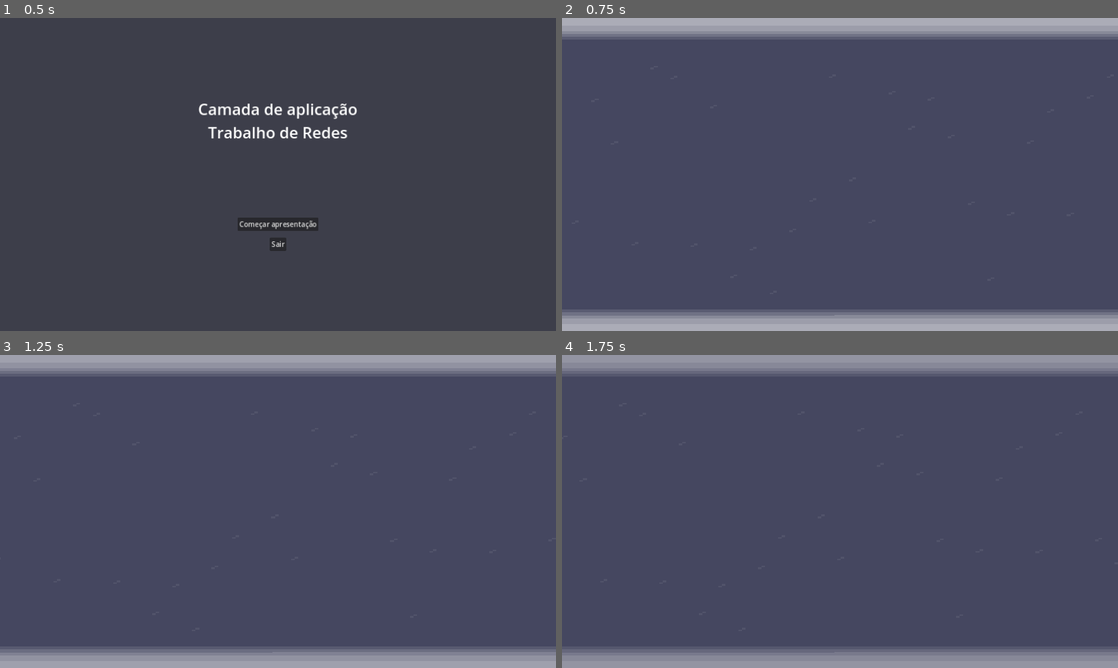
Above: before the commit, frames 1-4 (two rows, left to right).
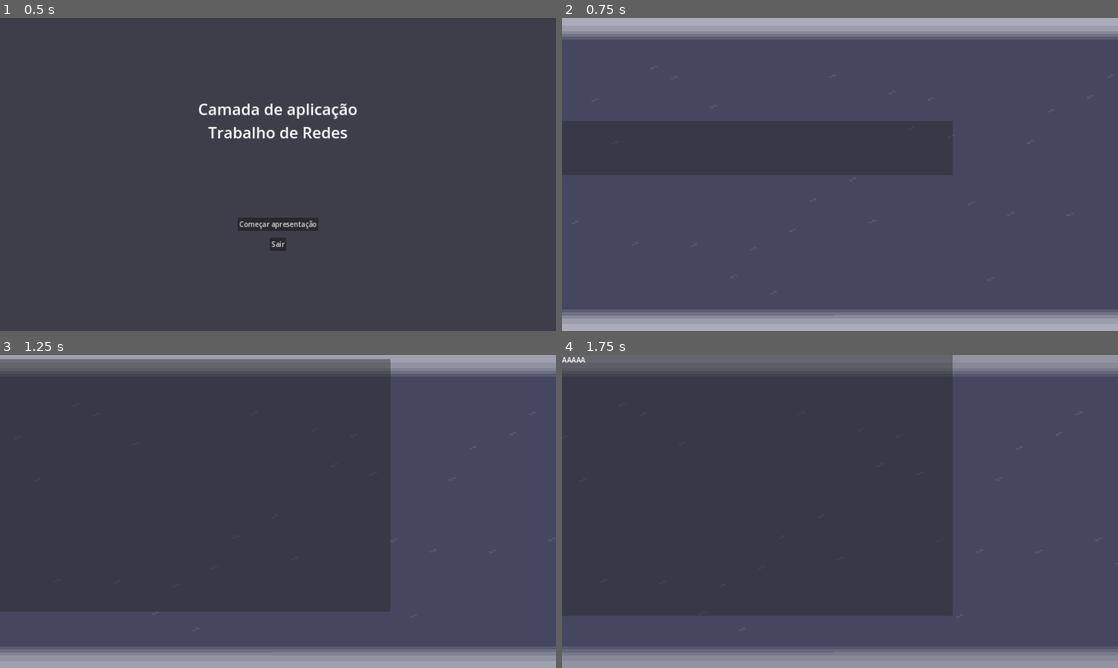
Above: after the commit, the same moments.

Repository: NomikuH8/godot-presentations
Game: Godot game, scene res://scenes/menu.tscn
The game is run twice, just before and just after one commit, with the same random seed, the same clock (stepped at 60 frames per second) and the same inputs. The project has no main scene, so this scene is started directly.
Inputs (mouse positions are in pixels of both pictures, inside the frame that each line leads up to):
- Up to frame 1 (0.5 s): no input
- Up to frame 2 (0.75 s): click "Começar apresentação" at 0.5 s
- Up to frame 3 (1.25 s): no input
- Up to frame 4 (1.75 s): move the mouse to (962, 495) at 1.27 s; hold Right (ui_right) from 1.28 s (still down)

Frame 1 is identical in both runs. In frame 2, 12% of the frame differs, in the area x 0-71%, y 32-51%; in frame 3, 57%; in frame 4, 59%, in the area x 0-71%, y 0-84%.

Commit message:
adicionado animacoes ao slide

Diff:
--- /dev/null
+++ b/prefabs/slideshow/slide.tscn
@@ -0,0 +1,152 @@
+[gd_scene load_steps=16 format=3 uid="uid://c464hdyhdchl6"]
+
+[ext_resource type="Script" path="res://scripts/slideshow/Slide.gd" id="1_esd0j"]
+
+[sub_resource type="StyleBoxFlat" id="StyleBoxFlat_sstgy"]
+bg_color = Color(0.152941, 0.152941, 0.152941, 0.431373)
+
+[sub_resource type="AnimationLibrary" id="AnimationLibrary_a8hss"]
+
+[sub_resource type="Animation" id="Animation_t4v1t"]
+resource_name = "enter_grow"
+tracks/0/type = "value"
+tracks/0/imported = false
+tracks/0/enabled = true
+tracks/0/path = NodePath(".:scale")
+tracks/0/interp = 2
+tracks/0/loop_wrap = false
+tracks/0/keys = {
+"times": PackedFloat32Array(0, 1),
+"transitions": PackedFloat32Array(0.466516, 3.605),
+"update": 0,
+"values": [Vector2(1, 0), Vector2(1, 1)]
+}
+
+[sub_resource type="Animation" id="Animation_tjmmn"]
+resource_name = "exit_shrink"
+tracks/0/type = "value"
+tracks/0/imported = false
+tracks/0/enabled = true
+tracks/0/path = NodePath(".:scale")
+tracks/0/interp = 2
+tracks/0/loop_wrap = true
+tracks/0/keys = {
+"times": PackedFloat32Array(0, 1),
+"transitions": PackedFloat32Array(0.153893, 3.605),
+"update": 0,
+"values": [Vector2(1, 1), Vector2(1, 0)]
+}
+
+[sub_resource type="Animation" id="Animation_oqrxl"]
+resource_name = "idle"
+tracks/0/type = "value"
+tracks/0/imported = false
+tracks/0/enabled = true
+tracks/0/path = NodePath(".:scale")
+tracks/0/interp = 1
+tracks/0/loop_wrap = true
+tracks/0/keys = {
+"times": PackedFloat32Array(0),
+"transitions": PackedFloat32Array(1),
+"update": 0,
+"values": [Vector2(1, 1)]
+}
+
+[sub_resource type="AnimationLibrary" id="AnimationLibrary_h0xc7"]
+_data = {
+"enter_grow": SubResource("Animation_t4v1t"),
+"exit_shrink": SubResource("Animation_tjmmn"),
+"idle": SubResource("Animation_oqrxl")
+}
+
+[sub_resource type="AnimationNodeAnimation" id="AnimationNodeAnimation_ouiux"]
+animation = &"slide/enter_grow"
+
+[sub_resource type="AnimationNodeAnimation" id="AnimationNodeAnimation_cymh4"]
+animation = &"slide/exit_shrink"
+
+[sub_resource type="AnimationNodeAnimation" id="AnimationNodeAnimation_ydiyw"]
+animation = &"slide/idle"
+
+[sub_resource type="AnimationNodeStateMachineTransition" id="AnimationNodeStateMachineTransition_5s2yp"]
+advance_mode = 2
+advance_condition = &"enter_grow"
+
+[sub_resource type="AnimationNodeStateMachineTransition" id="AnimationNodeStateMachineTransition_0l88u"]
+switch_mode = 2
+advance_mode = 2
+
+[sub_resource type="AnimationNodeStateMachineTransition" id="AnimationNodeStateMachineTransition_l80xn"]
+switch_mode = 2
+advance_condition = &"exit_shrink"
+
+[sub_resource type="AnimationNodeStateMachineTransition" id="AnimationNodeStateMachineTransition_1hie1"]
+switch_mode = 2
+
+[sub_resource type="AnimationNodeStateMachine" id="AnimationNodeStateMachine_0842f"]
+states/End/position = Vector2(1181, 100)
+states/slide_enter_grow/node = SubResource("AnimationNodeAnimation_ouiux")
+states/slide_enter_grow/position = Vector2(429, 44)
+states/slide_exit_shrink/node = SubResource("AnimationNodeAnimation_cymh4")
+states/slide_exit_shrink/position = Vector2(954, 44)
+states/slide_idle/node = SubResource("AnimationNodeAnimation_ydiyw")
+states/slide_idle/position = Vector2(693, 100)
+transitions = ["Start", "slide_enter_grow", SubResource("AnimationNodeStateMachineTransition_5s2yp"), "slide_enter_grow", "slide_idle", SubResource("AnimationNodeStateMachineTransition_0l88u"), "slide_idle", "slide_exit_shrink", SubResource("AnimationNodeStateMachineTransition_l80xn"), "slide_exit_shrink", "End", SubResource("AnimationNodeStateMachineTransition_1hie1")]
+
+[node name="Panel" type="Panel"]
+custom_minimum_size = Vector2(900, 600)
+anchors_preset = 8
+anchor_left = 0.5
+anchor_top = 0.5
+anchor_right = 0.5
+anchor_bottom = 0.5
+offset_left = -450.0
+offset_top = -300.0
+offset_right = 450.0
+offset_bottom = 300.0
+grow_horizontal = 2
+grow_vertical = 2
+pivot_offset = Vector2(450, 300)
+theme_override_styles/panel = SubResource("StyleBoxFlat_sstgy")
+script = ExtResource("1_esd0j")
+
+[node name="TextTimer" type="Timer" parent="."]
+
+[node name="ImageTimer" type="Timer" parent="."]
+
+[node name="AnimationPlayer" type="AnimationPlayer" parent="."]
+libraries = {
+"": SubResource("AnimationLibrary_a8hss"),
+"slide": SubResource("AnimationLibrary_h0xc7")
+}
+
+[node name="AnimationTree" type="AnimationTree" parent="."]
+tree_root = SubResource("AnimationNodeStateMachine_0842f")
+anim_player = NodePath("../AnimationPlayer")
+parameters/conditions/enter_grow = false
+parameters/conditions/exit_shrink = false
+
+[node name="Label" type="Label" parent="."]
+layout_mode = 0
+offset_right = 896.0
+offset_bottom = 442.0
+text = "AAAAAAAAAAAAAAAAAAAAAAAAAAAAAAAAAAAAAAAAAAAA
+AAAAAAAAAAAAAAAAAAAAAAAAAAAAAAAAAAAAAAAAAAAAAAAAAAAAAA
+AAAAAAAAAAAA
+AAAAAAAAAAAAAAAAAAAAAAAAAAAAAAA"
+autowrap_mode = 2
+
+[node name="Label2" type="Label" parent="."]
+layout_mode = 0
+offset_left = 4.0
+offset_top = 126.0
+offset_right = 900.0
+offset_bottom = 568.0
+text = "AAAAAAAAAAAAAAAAAAAAAAAAAAAAAAAAAAAAAAAAAAAA
+AAAAAAAAAAAAAAAAAAAAAAAAAAAAAAAAAAAAAAAAAAAAAAAAAAAAAA
+AAAAAAAAAAAA
+AAAAAAAAAAAAAAAAAAAAAAAAAAAAAAA"
+autowrap_mode = 2
+
+[connection signal="timeout" from="TextTimer" to="." method="_on_text_timer_timeout"]
+[connection signal="animation_finished" from="AnimationTree" to="." method="_on_animation_tree_animation_finished"]
--- a/scenes/slideshow.tscn
+++ b/scenes/slideshow.tscn
@@ -1,8 +1,9 @@
-[gd_scene load_steps=4 format=3 uid="uid://b6cf3b6h8e6lt"]
+[gd_scene load_steps=5 format=3 uid="uid://b6cf3b6h8e6lt"]
 
 [ext_resource type="PackedScene" uid="uid://upvucuou2f1j" path="res://prefabs/slideshow/SlideshowParticles.tscn" id="1_pdjoh"]
 [ext_resource type="PackedScene" uid="uid://b4f6mv66o5eb0" path="res://prefabs/slideshow/SlideshowBlinker.tscn" id="2_n6jdq"]
 [ext_resource type="PackedScene" uid="uid://drwd1q1oipqfa" path="res://prefabs/slideshow/SlideshowToolbar.tscn" id="3_408i4"]
+[ext_resource type="PackedScene" uid="uid://c464hdyhdchl6" path="res://prefabs/slideshow/slide.tscn" id="4_730rp"]
 
 [node name="slideshow" type="Node"]
 
@@ -29,3 +30,17 @@
 [node name="SlideshowToolbar" parent="Control" instance=ExtResource("3_408i4")]
 visible = false
 layout_mode = 1
+
+[node name="Slides" type="Control" parent="Control"]
+custom_minimum_size = Vector2(1280, 720)
+anchors_preset = 0
+offset_right = 1280.0
+offset_bottom = 720.0
+
+[node name="Slide" parent="Control/Slides" instance=ExtResource("4_730rp")]
+layout_mode = 0
+anchors_preset = 0
+anchor_right = 0.0
+anchor_bottom = 0.0
+grow_horizontal = 1
+grow_vertical = 1
--- /dev/null
+++ b/scripts/slideshow/Slide.gd
@@ -0,0 +1,64 @@
+extends Panel
+
+enum EnterAnimation {
+	GROW,
+	PASS_RIGHT
+}
+
+enum ExitAnimation {
+	SHRINK,
+	PASS_LEFT
+}
+
+@export var enter_animation: EnterAnimation = EnterAnimation.GROW
+@export var exit_animation: ExitAnimation = ExitAnimation.SHRINK
+@export var interactive_slide: bool = false
+@export var interactive_text_start: int = 1
+@export var text_appear: float = .03
+@export var image_appear: float = .03
+
+@onready var all_children = self.get_children()
+@onready var images = all_children.filter(func(c): return c is TextureRect)
+@onready var labels = all_children.filter(func(c): return c is Label)
+@onready var label_txts = labels.map(func(l: Label): return l.text)
+
+@onready var animation_tree = $AnimationTree
+@onready var text_timer = $TextTimer
+@onready var image_timer = $ImageTimer
+
+var current_label_index: int = 0
+var current_label_txt_index: int = 0
+
+
+func _ready():
+	text_timer.wait_time = text_appear
+	image_timer.wait_time = image_appear
+
+	animation_tree['parameters/conditions/enter_grow'] = enter_animation == EnterAnimation.GROW
+	animation_tree['parameters/conditions/exit_shrink'] = exit_animation == ExitAnimation.SHRINK
+	animation_tree.active = true
+
+	for i in images:
+		i.visible = false
+
+	for l in labels:
+		l.text = ''
+
+
+func _on_text_timer_timeout():
+	if current_label_index > len(labels) - 1:
+		text_timer.stop()
+		return
+
+	labels[current_label_index].text += label_txts[current_label_index][current_label_txt_index]
+	current_label_txt_index += 1
+
+	if labels[current_label_index].text == label_txts[current_label_index]:
+		current_label_index += 1
+		current_label_txt_index = 0
+
+
+func _on_animation_tree_animation_finished(anim_name):
+	print(anim_name)
+	if anim_name == 'slide/enter_grow':
+		text_timer.start()
